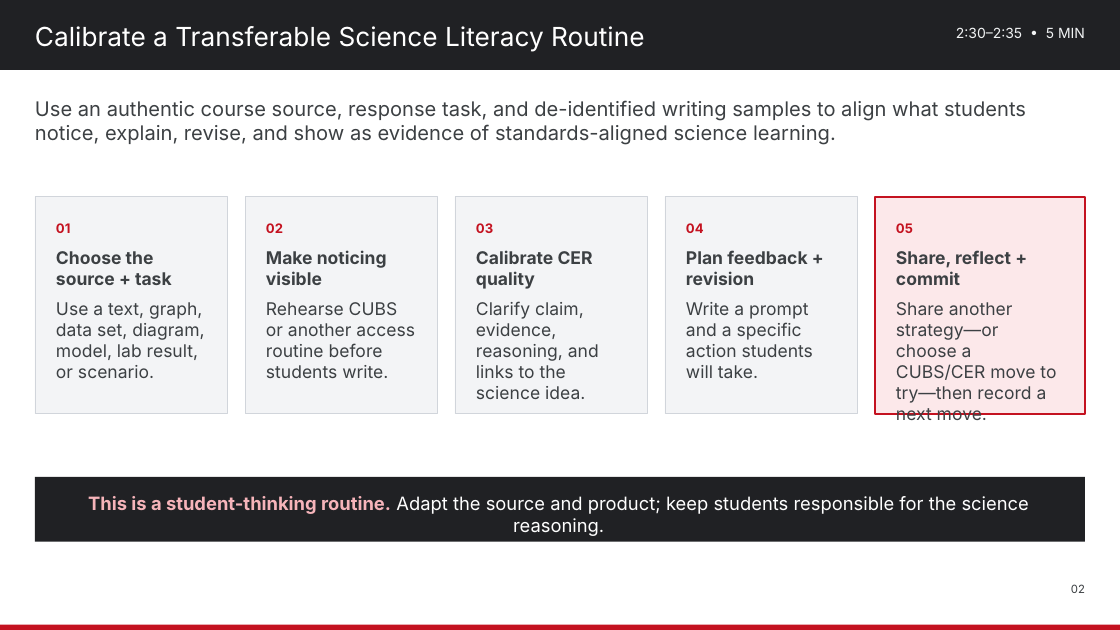
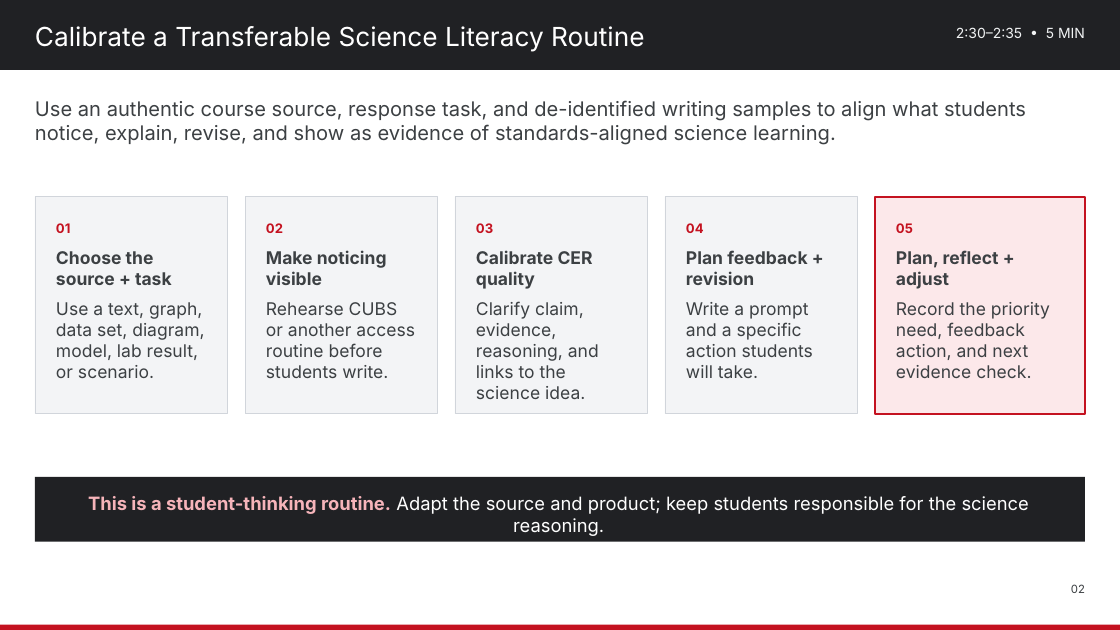
Before and after one commit to nbhs-science/nbhs-science, a slide deck: slide 2 of assets/plc/2026-10-28_Science_Department_PD_Strengthening_Science_Literacy.pptx. Drawn at 1120x630 pixels with LibreOffice and Linux fonts; fonts in the diff are those of the drawing. Boxes give left, top, right and bottom in pixels: in the first picture for what was removed or moved away, otherwise in the second. Text is boxed around its words. In the diff, an @@ line names an element or a change of style, - is before the commit and + after.

Commit message:
Revise Oct. 28 PD lesson-planning materials
Replace the quick planning sheet with a Lesson Planning & Reflection Sheet focused on student analysis strategies, data-based needs, feedback/revision, after-lesson adjustment, and Friday evidence. Align the PD deck and agenda to the same planning cycle.

```diff
--- a/assets/plc/2026-10-28_Science_Department_PD_Strengthening_Science_Literacy.pptx
+++ b/assets/plc/2026-10-28_Science_Department_PD_Strengthening_Science_Literacy.pptx
@@ text at <box>896,250,1050,378</box>: text changed @@
-Share, reflect + commit
-Share another strategy—or choose a CUBS/CER move to try—then record a next move.
+Plan, reflect + adjust
+Record the priority need, feedback action, and next evidence check.
```
Also in this commit, not shown: 2 other slides changed, 3 other files.
